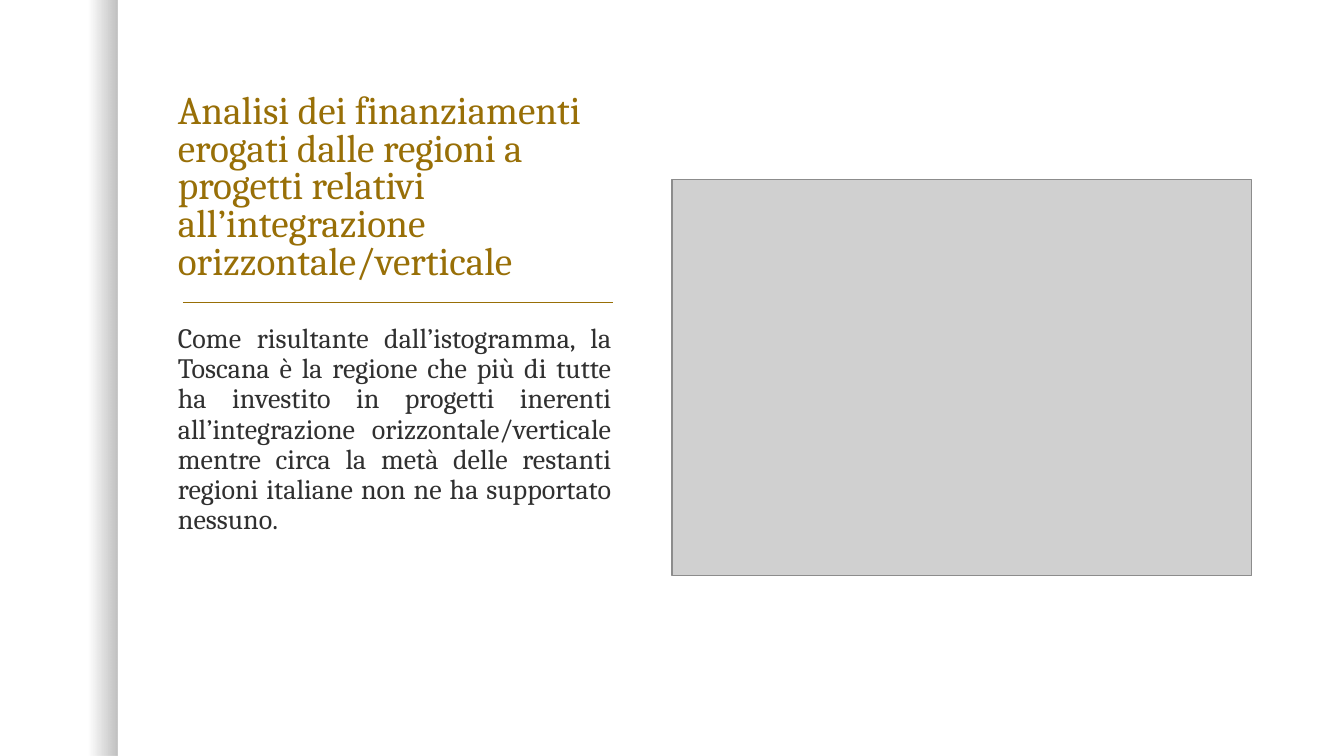
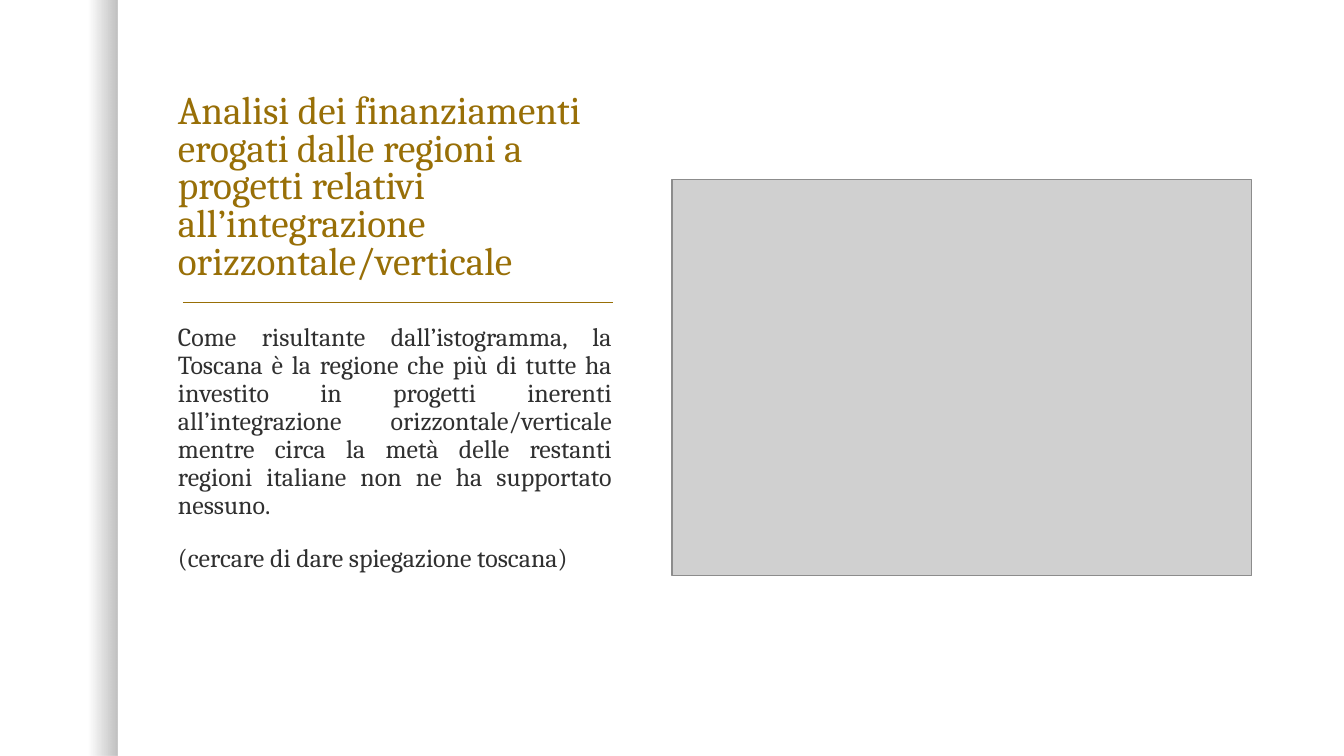
Before and after one commit to AdolfoCA/OI-Project, a slide deck: slide 24 of REPORT.pptx. Drawn at 1344x756 pixels with LibreOffice and Linux fonts; fonts in the diff are those of the drawing; grey boxes stand for pictures; background and template pictures are left out. Boxes give left, top, right and bottom in pixels: in the first picture for what was removed or moved away, otherwise in the second. Text is boxed around its words. In the diff, an @@ line names an element or a change of style, - is before the commit and + after.

```diff
--- a/REPORT.pptx
+++ b/REPORT.pptx
@@ text at [178, 328, 612, 514]: size 20 to 18.5 pt in "Come risultante dall’istogramma, la Toscana è la ..." @@
@@ text at [178, 549, 567, 573]: paragraph added @@
+(cercare di dare spiegazione toscana)
```
Also in this commit, not shown: 2 other slides changed, 1 other file.
